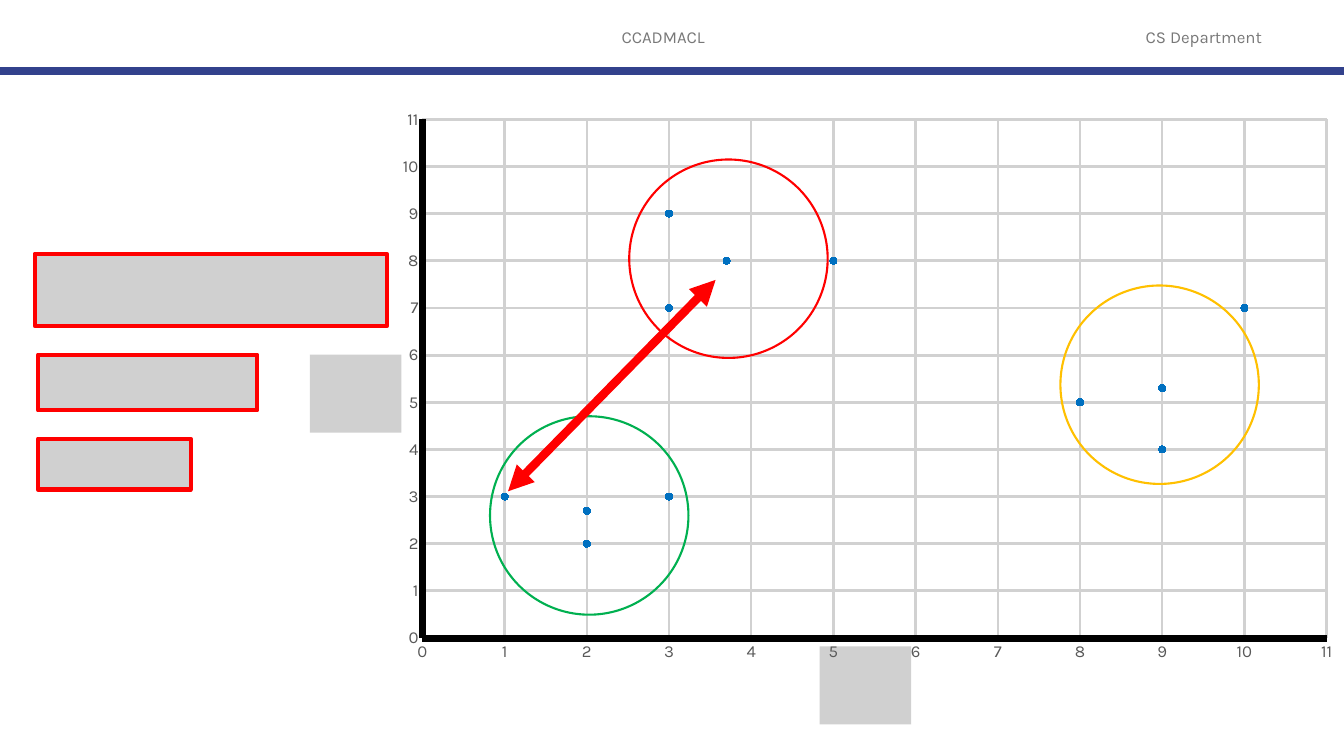
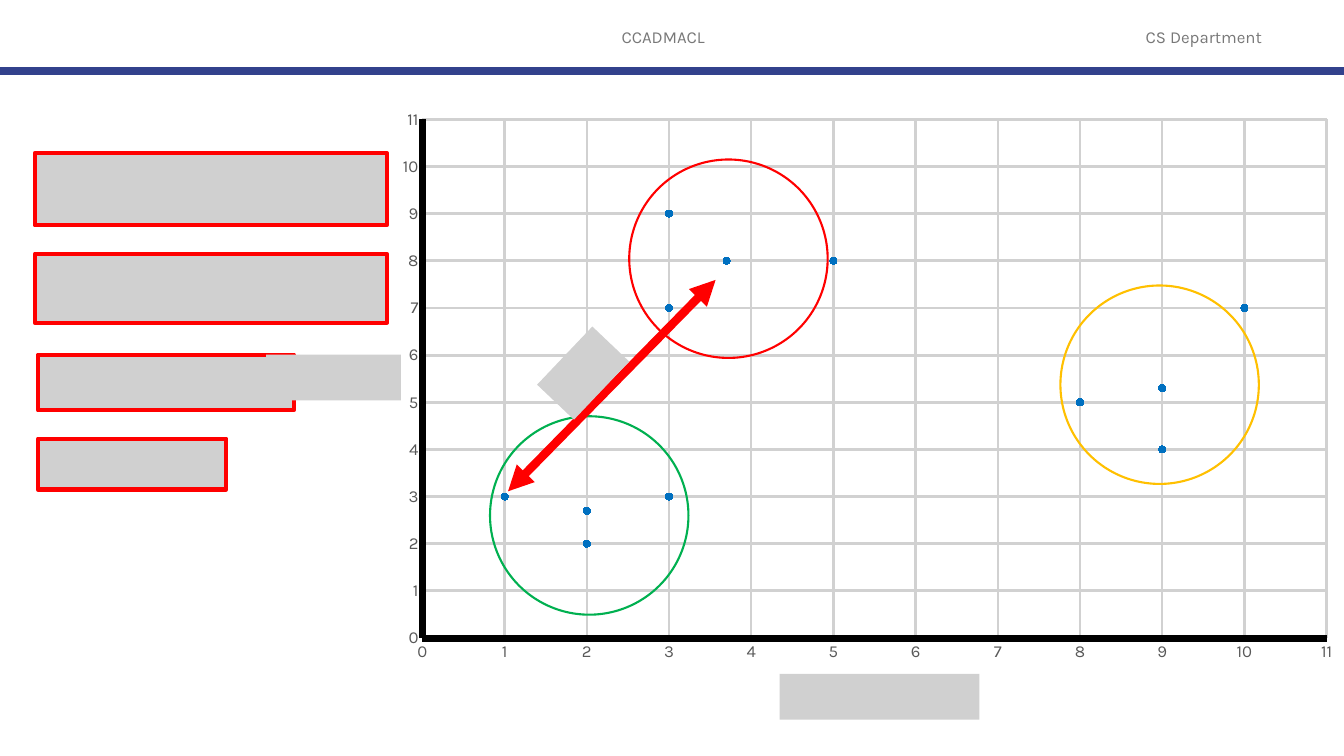
Before and after one commit to robitussin/CCADMACL, a slide deck: slide 117 of 4 - K-Means Algorithm/K-Means Clustering (new).pptx (slide 115 before the commit). Drawn at 1344x756 pixels with LibreOffice and Linux fonts; fonts in the diff are those of the drawing; grey boxes stand for pictures; background and template pictures are left out. Boxes give left, top, right and bottom in pixels: in the first picture for what was removed or moved away, otherwise in the second. Text is boxed around its words. In the diff, an @@ line names an element or a change of style, - is before the commit and + after.

```diff
--- a/4 - K-Means Algorithm/K-Means Clustering (new).pptx
+++ b/4 - K-Means Algorithm/K-Means Clustering (new).pptx
@@ picture added at bbox=[35, 153, 387, 226] @@
@@ picture: place and size @@
-picture at bbox=[35, 254, 387, 327]
+picture at bbox=[35, 254, 387, 323]
@@ picture added at bbox=[538, 326, 630, 420] @@
@@ picture: place and size @@
-picture at bbox=[38, 355, 258, 410]
+picture at bbox=[38, 355, 294, 410]
@@ picture added at bbox=[266, 355, 401, 400] @@
@@ picture removed at bbox=[310, 355, 401, 433] @@
@@ picture: place and size @@
-picture at bbox=[38, 439, 192, 489]
+picture at bbox=[38, 439, 227, 489]
@@ picture removed at bbox=[820, 646, 911, 724] @@
@@ picture added at bbox=[779, 675, 979, 720] @@
```
Also in this commit, not shown: 26 other slides changed, 3 slides added, 1 slide removed, 1 other file.
